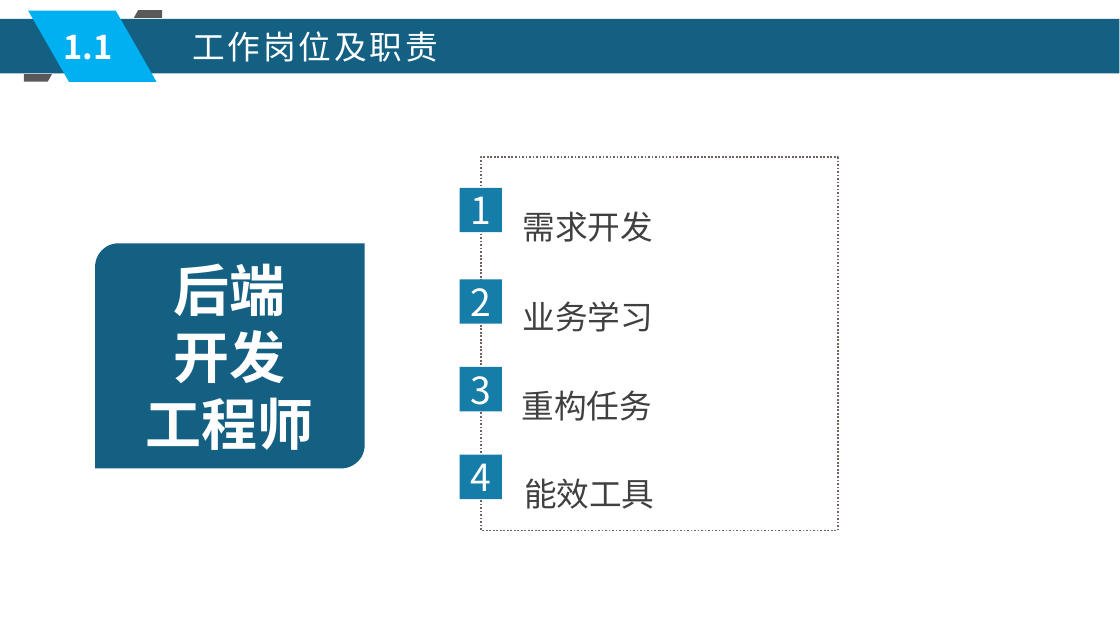
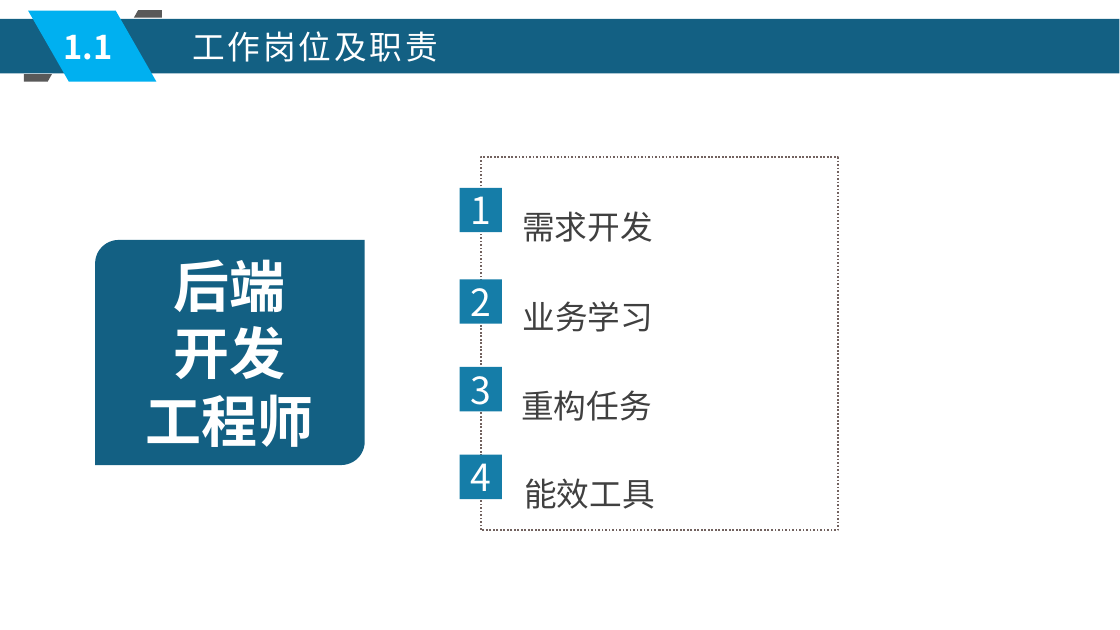
Before and after one commit to xljnc/husky-starter, a slide deck: slide 4 of doc/zzdb.pptx. Drawn at 1120x630 pixels with LibreOffice and Linux fonts; fonts in the diff are those of the drawing. Boxes give left, top, right and bottom in pixels: in the first picture for what was removed or moved away, otherwise in the second. Text is boxed around its words. In the diff, an @@ line names an element or a change of style, - is before the commit and + after.

```diff
--- a/doc/zzdb.pptx
+++ b/doc/zzdb.pptx
@@ round diag rect "后端": place and size @@
-round diag rect "后端" at [95,244,365,469]
+round diag rect "后端" at [95,240,365,465]
```
Also in this commit, not shown: 10 other slides changed, 4 slides added, 6 slides removed, 1 other file.
